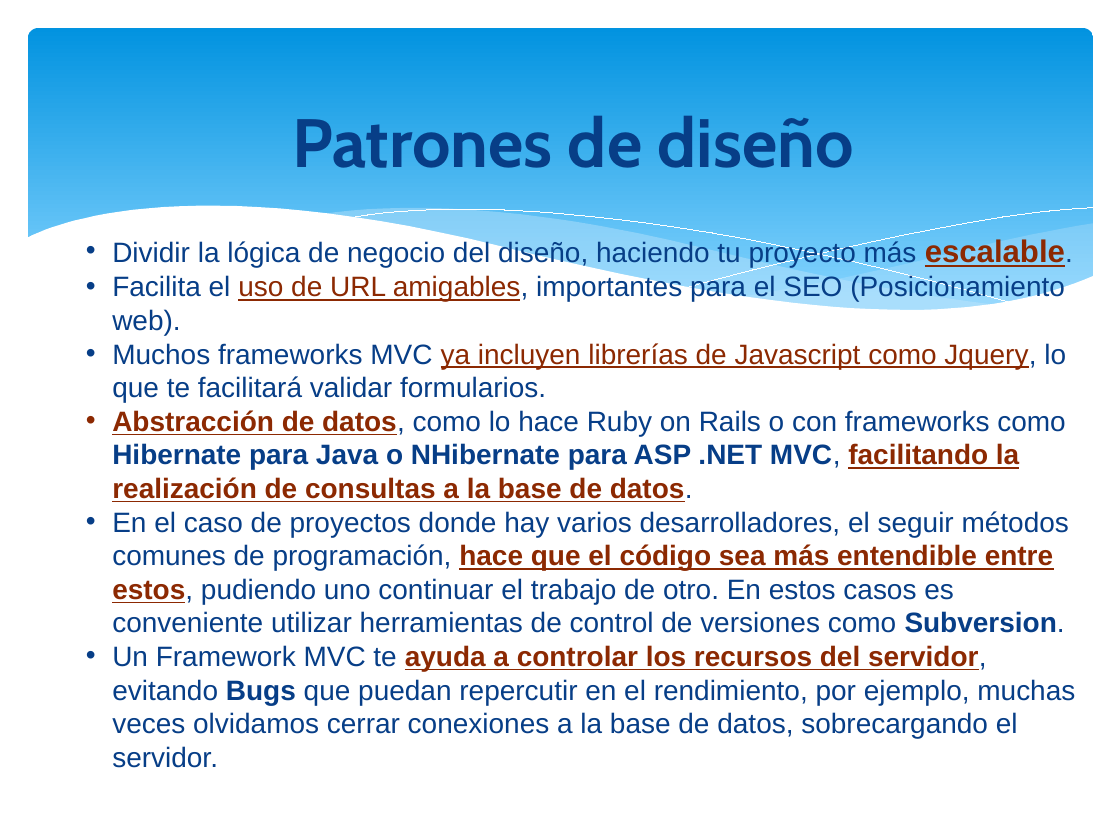
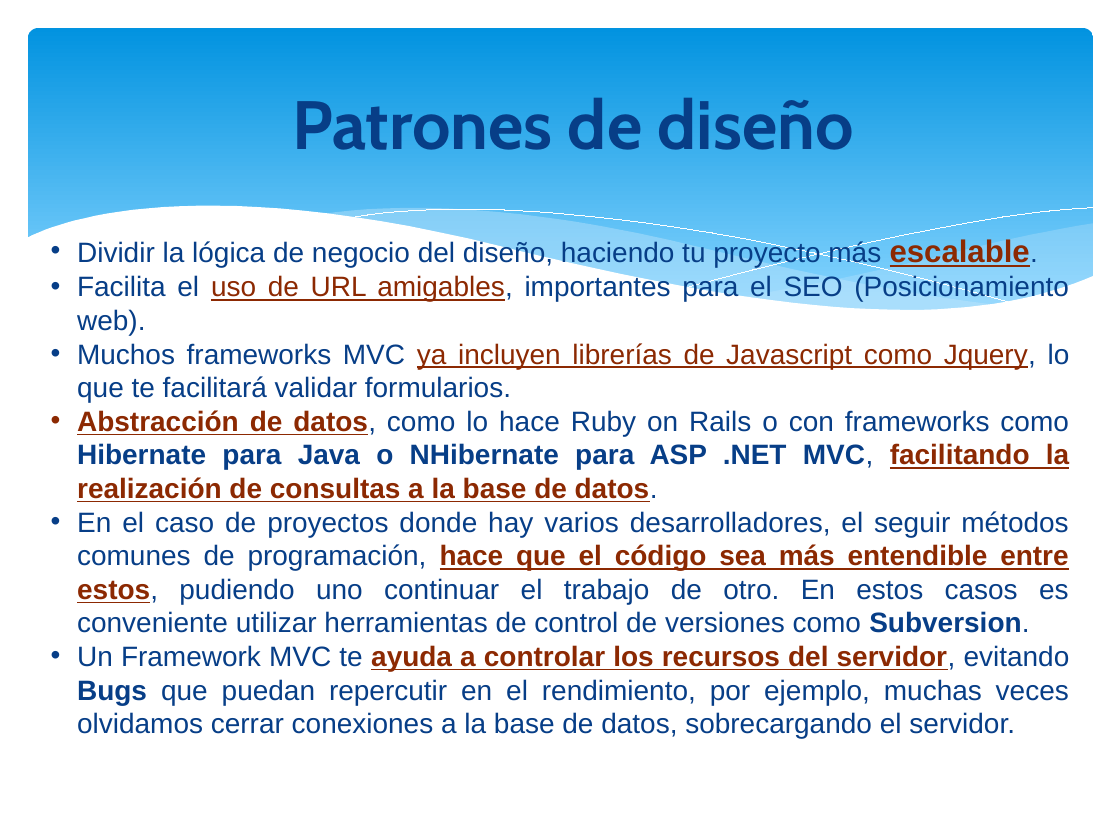
Before and after one commit to orlysemperfi/tp3-contratos-clientes, a slide deck: slide 13 of ITERACION 5/SUBITERACION 2/PRESENTACION01/PPT TP3 PRES02.pptx. Drawn at 1120x840 pixels with LibreOffice and Linux fonts; fonts in the diff are those of the drawing. Boxes give left, top, right and bottom in pixels: in the first picture for what was removed or moved away, otherwise in the second. Text is boxed around its words. In the diff, an @@ line names an element or a change of style, - is before the commit and + after.

```diff
--- a/ITERACION 5/SUBITERACION 2/PRESENTACION01/PPT TP3 PRES02.pptx
+++ b/ITERACION 5/SUBITERACION 2/PRESENTACION01/PPT TP3 PRES02.pptx
@@ text "Patrones de diseño": place and size @@
-text "Patrones de diseño" at bbox=[292, 116, 854, 168]
+text "Patrones de diseño" at bbox=[292, 98, 854, 150]
@@ text "Dividir la lógica de negocio ...": place and size @@
-text "Dividir la lógica de negocio ..." at bbox=[112, 239, 1075, 738]
+text "Dividir la lógica de negocio ..." at bbox=[77, 237, 1070, 738]
@@ text "Dividir la lógica de negocio ..." at bbox=[77, 237, 1070, 738]: alignment left to justified @@
```
Also in this commit, not shown: 10 other slides changed.
